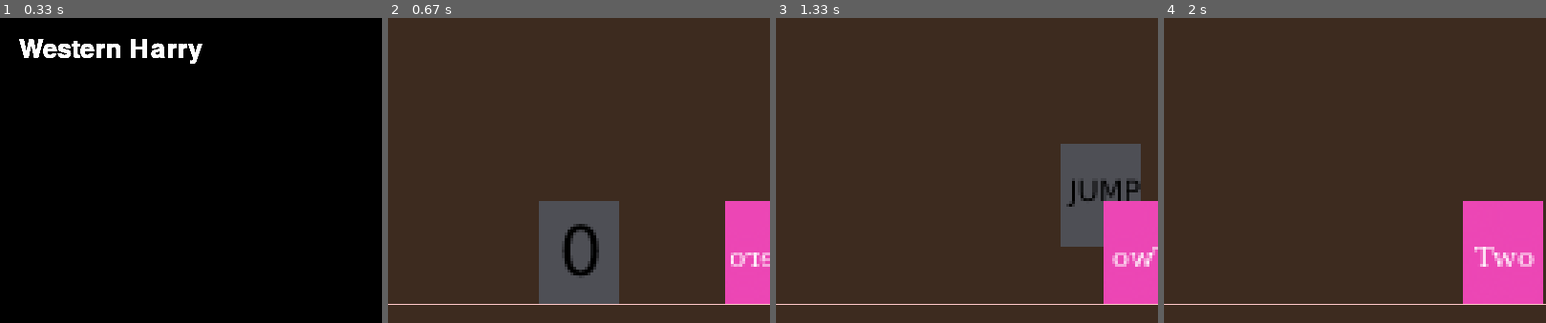
Above: before the commit, frames 1-4 (left to right).
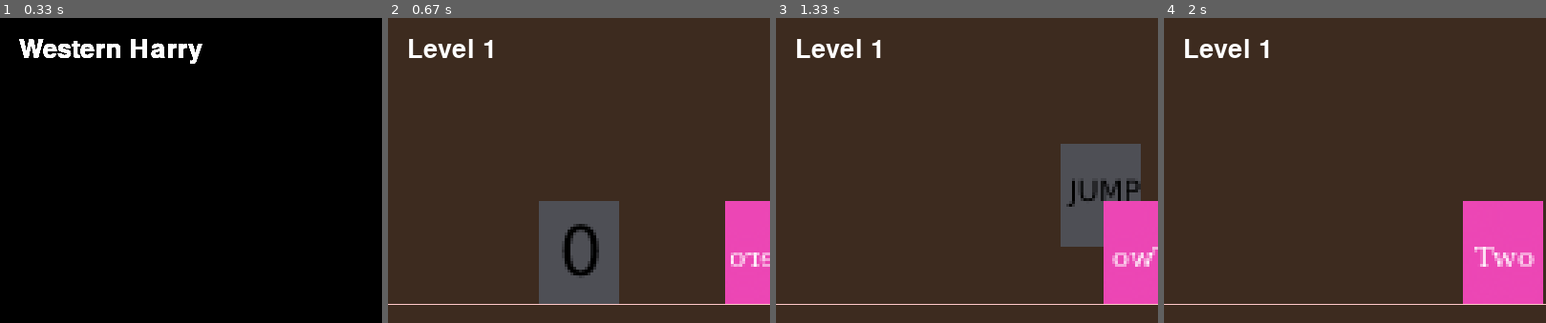
Above: after the commit, the same moments.

Repository: DevsInTheShed/pyGameJam2021
Game: pygame game, started from main.py
Two runs of this game, one before a commit and one after it. Both use one fixed random seed, a clock stepped at 60 frames per second and the inputs below.
Inputs (mouse positions are % of the whole screen's width and height, from its top left):
- Up to frame 1 (0.33 s): no input
- Up to frame 2 (0.67 s): click (50, 50) at 0.38 s
- Up to frame 3 (1.33 s): hold Right 0.67-1.13 s; move the mouse to (50, 57) at 0.7 s; hold Up from 1.17 s (still down); tap Space at 1.23 s
- Up to frame 4 (2 s): release Up at 1.47 s; hold Right 1.5-1.97 s; tap Space at 1.57, 1.87 s
The pictures show only the part of the screen within x 0-50%, y 0-50%; the shares and areas given below are measured in that part.

Frame 1 is identical in both runs. In frame 2, 0.6% of the frame differs, in the area x 5-28%, y 6-14%; in frame 3, 0.6%; in frame 4, 0.6%.

Commit message:
add level management

Diff:
--- a/game/gameState.py
+++ b/game/gameState.py
@@ -1,4 +1,4 @@
-from game import enums
+from game import enums, globals
 from game.character import Character
 from screen import menu, intro, stage, end, credits
 from game.enemy import Enemy
@@ -6,7 +6,7 @@
 
 
 class GameState:
-    def __init__(self, globals):
+    def __init__(self):
         self.screens = enums.Screen
         self.currentScreen = self.screens.menu
 
--- /dev/null
+++ b/level/level_1.py
@@ -0,0 +1,13 @@
+import pygame
+from game.globals import *
+
+class Level_1:
+    def __init__(self):
+        self.title = "Level 1"
+
+    def draw(self):
+        ViewScreen.fill(ViewScreenBackgroundColor)
+        Title = TitleFont.render(self.title, 1, WHITE)
+        ViewScreen.blit(Title, (SCREEN.left + 20, 20))
+
+        pygame.draw.line(ViewScreen, GroundColor, (0, 300), (SCREEN.width, 300))
--- a/main.py
+++ b/main.py
@@ -5,7 +5,7 @@
 pygame.init()
 pygame.display.set_caption('Western Harry')
 
-state = GameState(globals)
+state = GameState()
 
 while globals.GameRunning:
     globals.Clock.tick(globals.FPS)
--- a/screen/stage.py
+++ b/screen/stage.py
@@ -1,5 +1,7 @@
+from level.level_1 import Level_1
 import pygame
 from screen.screen import Screen
+from level import *
 
 class Stage(Screen):
     def __init__(self, state, player1, enemy):
@@ -10,13 +12,10 @@
             "player1": {"moveLeft": False, "moveRight": False}
         }
         self.shoot = False
-
-    def draw_background(self):
-        self.globals.ViewScreen.fill(self.globals.ViewScreenBackgroundColor)
-        pygame.draw.line(self.globals.ViewScreen, self.globals.GroundColor, (0, 300), (self.globals.SCREEN.width, 300))
+        self.lvl1 = Level_1()
 
     def draw(self):
-        self.draw_background()
+        self.lvl1.draw()
 
         self.player1.update_animation()
         self.player1.draw(self.globals.ViewScreen)
